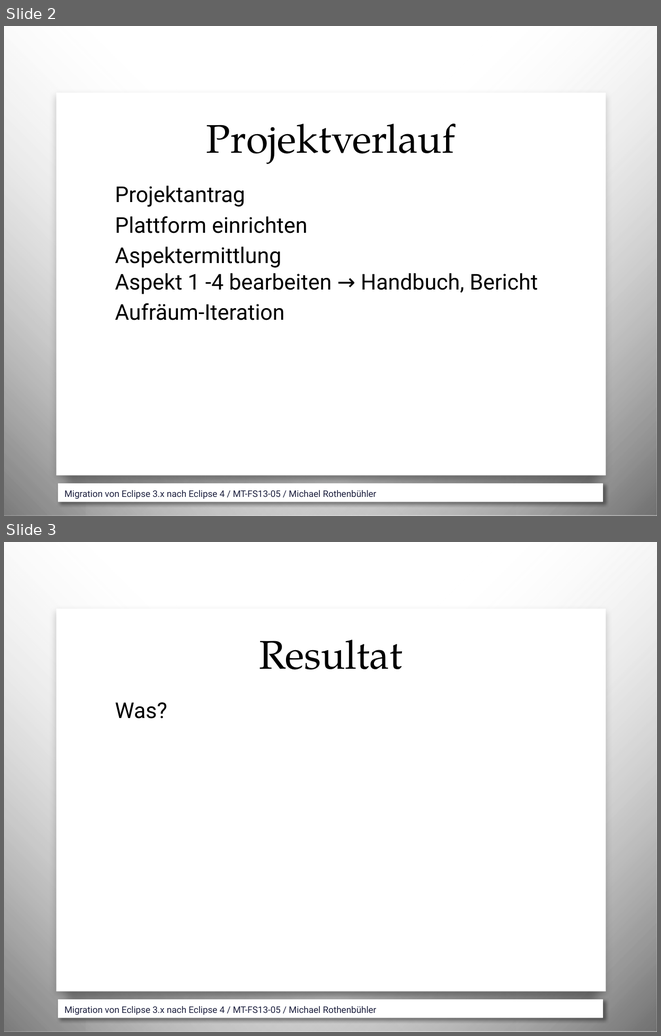
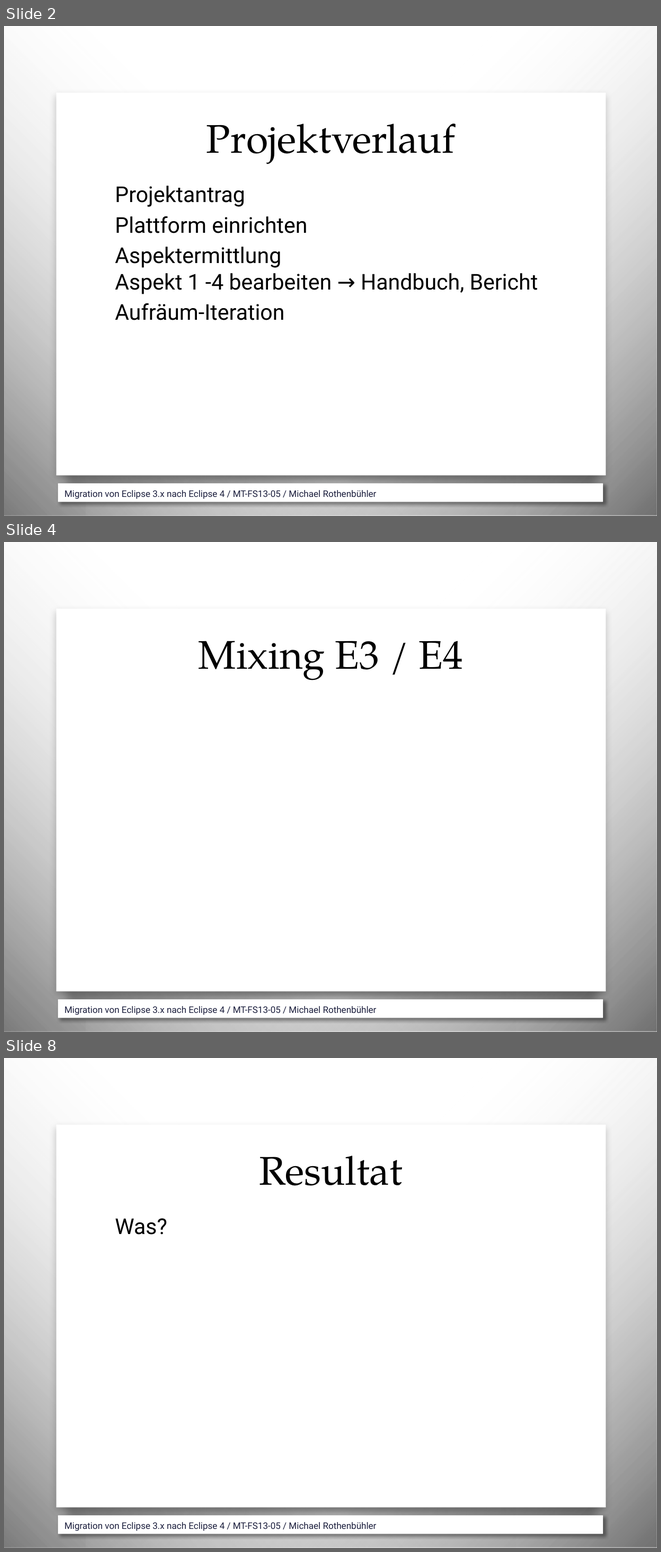
Before and after one commit to MikeR13/MAS, a slide deck: Deliverables/E3toE4_Schluss_Praesi.pptx. Shown one above the other, each under a label of ours: slides 2 and 3 before the commit, slides 2, 4 and 8 after it; the slides between them are not shown. The pictures are 661x1036 and 661x1552 pixels, drawn with LibreOffice and Linux fonts; fonts in the diff are those of the drawing; background and template pictures are left out. Boxes give left, top, right and bottom in pixels: in the first picture for what was removed or moved away, otherwise in the second. Text is boxed around its words. In the diff, an @@ line names an element or a change of style, - is before the commit and + after.

```diff
--- a/Deliverables/E3toE4_Schluss_Praesi.pptx
+++ b/Deliverables/E3toE4_Schluss_Praesi.pptx
@@ slide 4 added at [4, 542, 657, 1032], background picture (left out); not listed: 6 template elements that a slide beside it also shows @@
@@ title added at [199, 641, 463, 680], 44 pt, text #000000 @@
+Mixing E3 / E4
@@ what was slide 3 is now slide 8 @@
```
Also in this commit, not shown: 4 other slides added, 7 other files.
